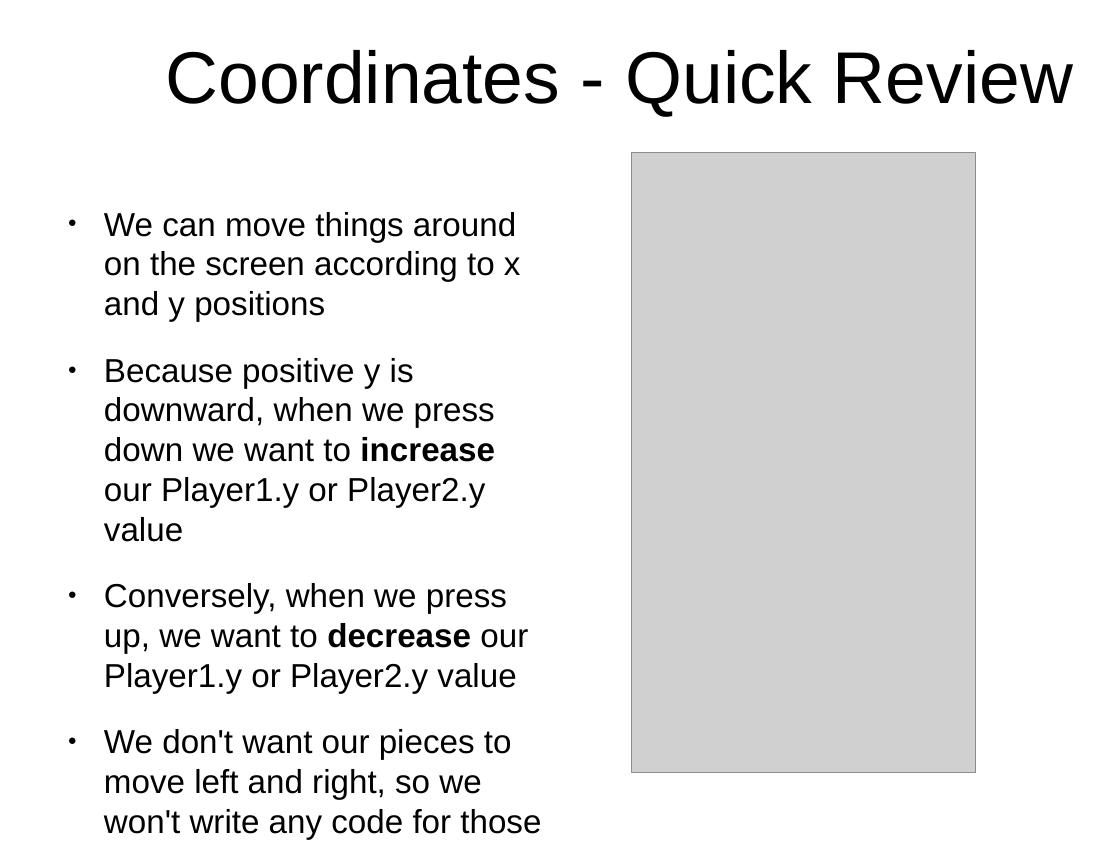
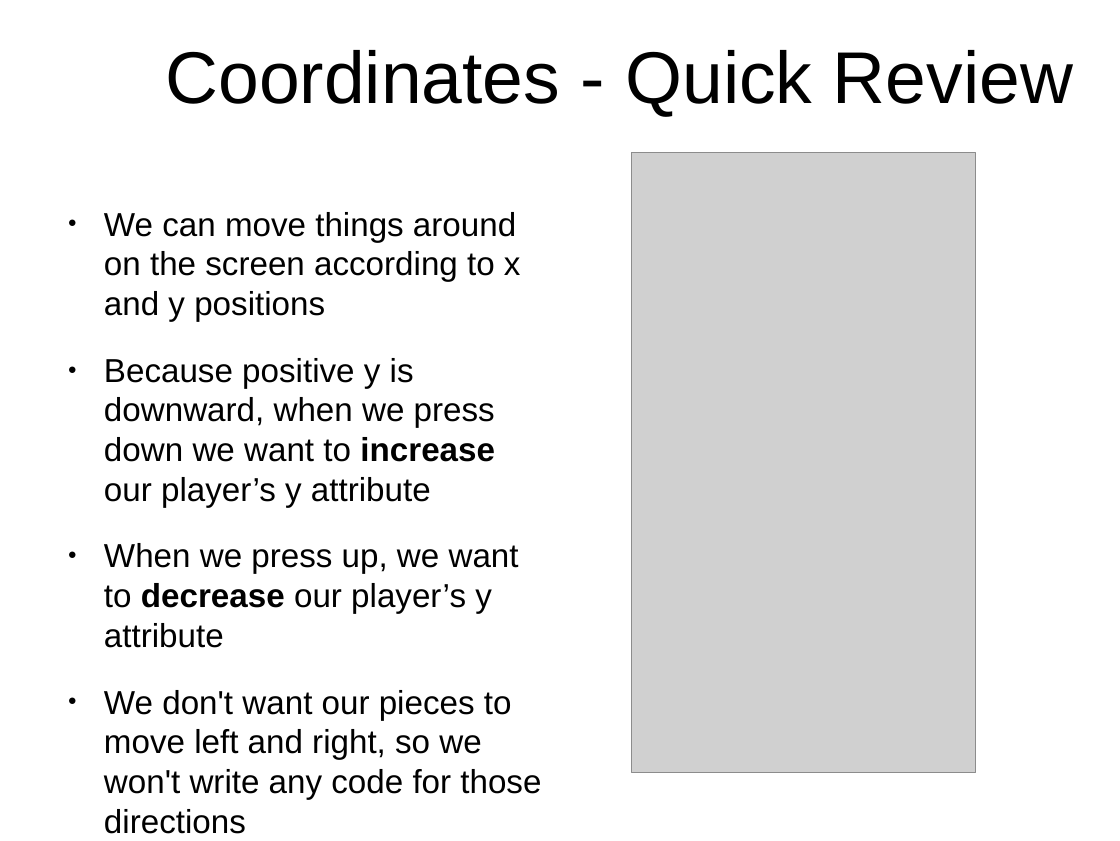
Before and after one commit to originalgrego/PaddleBattle, a slide deck: slide 15 of PaddleBattle - Explorathon 2017.odp (slide 14 before the commit). Drawn at 1120x841 pixels with LibreOffice and Linux fonts; fonts in the diff are those of the drawing; grey boxes stand for pictures; background and template pictures are left out. Boxes give left, top, right and bottom in pixels: in the first picture for what was removed or moved away, otherwise in the second. Text is boxed around its words. In the diff, an @@ line names an element or a change of style, - is before the commit and + after.

```diff
--- a/PaddleBattle - Explorathon 2017.odp
+++ b/PaddleBattle - Explorathon 2017.odp
@@ text at box(104, 358, 519, 648): text changed @@
-● Because positive y is downward, when we press down we want to increase our Player1.y or Player2.y value
-● Conversely, when we press up, we want to decrease our Player1.y or Player2.y value
+● Because positive y is downward, when we press down we want to increase our player’s y attribute
+● When we press up, we want to decrease our player’s y attribute
```
Also in this commit, not shown: 12 other slides changed, 2 slides added, 2 other files.
